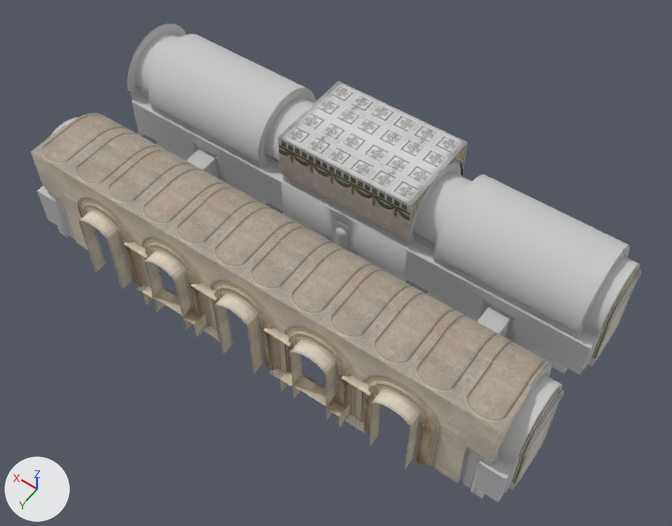
The OBJ model 3D Obj/Hallway.obj, before and after one commit.
Camera for both pictures: a 50 mm lens placed at (-28.2, 68.2, 61.5), pointed at (-1.5, 31.0, 2.9). The axes (+X, +Y, +Z) are drawn at lower left. The lights are the same throughout. Where no turn or scale is listed for an object, it has been applied to the vertices.
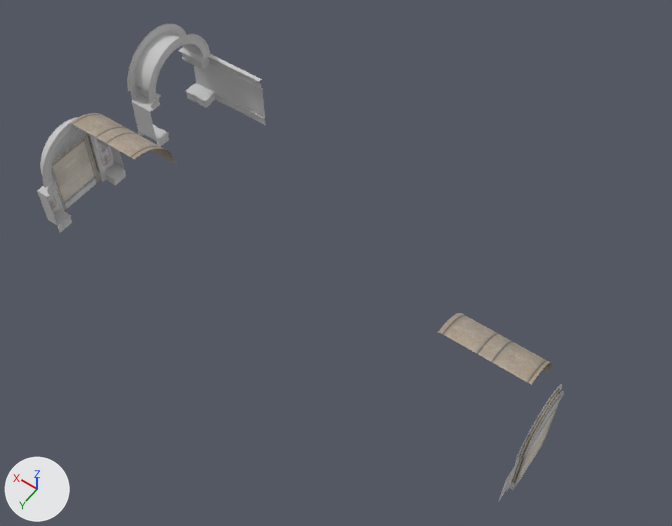
Boxes [x1, y1, x2, y2] around the edits, measured in the pictures (672 x 526 px):
'Box010', deleted: before [148, 34, 630, 332]
'WindowWalk_Endstck003', deleted: before [392, 332, 531, 498]
'Gang_Dach_Ecke003', deleted: before [278, 109, 438, 240]
'Repeating_Segment043', deleted: before [308, 284, 438, 447]
'Repeating_Segment044', deleted: before [230, 239, 353, 399]
'Box009', deleted: before [158, 198, 275, 354]
'Repeating_Segment045', deleted: before [91, 159, 202, 312]
'WindowWalk_Endstck002', deleted: before [31, 123, 134, 273]
'Gang_Dach_Ecke002', deleted: before [311, 81, 468, 175]
'Gang_Wand_Tre_005', deleted: before [428, 256, 578, 373]
'Gang_Wand_Statue011', deleted: before [281, 175, 408, 281]
'Gang_Endstck073', deleted: before [403, 162, 472, 294]
'Gang_Wand_Tre_006', deleted: before [150, 105, 262, 202]
'Gang_Endstck_Var012', deleted: before [482, 363, 563, 502]
'Gang_Endstck072', deleted: before [258, 88, 316, 214]
'Gang_Dach_Bogen_Var006', deleted: before [354, 267, 460, 331]
'Gang_Endstck_Var013', deleted: before [563, 245, 639, 375]
'Gang_Dach_Bogen_Var005', deleted: before [276, 225, 379, 283]
'Gang_Dach_Bogen_Var004', deleted: before [203, 185, 301, 239]
'Gang_Dach_Bogen_Var003', deleted: before [135, 148, 233, 198]
'Gang_Cap_Bogen003', deleted: before [581, 264, 641, 373]
'fensterbrett012', deleted (brown): before [280, 370, 350, 428]
'fensterbrett013', deleted (brown): before [143, 286, 208, 337]
'Door005', deleted: before [477, 299, 518, 340]
'Door006', deleted: before [186, 142, 220, 179]
'WindowWalk_Sule001', deleted: before [341, 374, 372, 433]
'WindowWalk_Sule002', deleted: before [263, 326, 292, 386]
'WindowWalk_Sule005', deleted: before [190, 282, 221, 342]
'WindowWalk_Sule003', deleted: before [123, 241, 149, 292]
'Gang_Wand_Tre_008', deleted: before [201, 198, 541, 384]
'Gang_Cap_Bogen001', unchanged, uncovered by the edit: after [42, 127, 115, 215]
'Gang_Wand_Standart067', unchanged, uncovered by the edit: after [209, 54, 265, 125]
'Gang_Endstck_Var011', unchanged, uncovered by the edit: before [37, 117, 78, 232]; after [37, 117, 126, 233]

What the commit changed:
Object 'Box009' (ob_box009) is deleted.
Object 'Box010' (ob_box010) is deleted.
Object 'Door005' (ob_door005) is deleted.
Object 'Door006' (ob_door006) is deleted.
Object 'fensterbrett012' (ob_fensterbrett012) is deleted.
Object 'fensterbrett013' (ob_fensterbrett013) is deleted.
Object 'Gang_Cap_Bogen003' (ob_gang_cap_bogen003) is deleted.
Object 'Gang_Dach_Bogen_Var003' (ob_gang_dach_bogen_var003) is deleted.
Object 'Gang_Dach_Bogen_Var004' (ob_gang_dach_bogen_var004) is deleted.
Object 'Gang_Dach_Bogen_Var005' (ob_gang_dach_bogen_var005) is deleted.
Object 'Gang_Dach_Bogen_Var006' (ob_gang_dach_bogen_var006) is deleted.
Object 'Gang_Dach_Ecke002' (ob_gang_dach_ecke002) is deleted.
Object 'Gang_Dach_Ecke003' (ob_gang_dach_ecke003) is deleted.
Object 'Gang_Endstck072' (ob_gang_endstck072) is deleted.
Object 'Gang_Endstck073' (ob_gang_endstck073) is deleted.
Object 'Gang_Endstck_Var012' (ob_gang_endstck_var012) is deleted.
Object 'Gang_Endstck_Var013' (ob_gang_endstck_var013) is deleted.
Object 'Gang_Wand_Standart066' (ob_gang_wand_standart066) is deleted.
Object 'Gang_Wand_Statue011' (ob_gang_wand_statue011) is deleted.
Object 'Gang_Wand_Tre_005' (ob_gang_wand_tre_005) is deleted.
Object 'Gang_Wand_Tre_006' (ob_gang_wand_tre_006) is deleted.
Object 'Gang_Wand_Tre_008' (ob_gang_wand_tre_008) is deleted.
Object 'Repeating_Segment043' (ob_repeating_segment043) is deleted.
Object 'Repeating_Segment044' (ob_repeating_segment044) is deleted.
Object 'Repeating_Segment045' (ob_repeating_segment045) is deleted.
Object 'WindowWalk_Endstck002' (ob_windowwalk_endstck002) is deleted.
Object 'WindowWalk_Endstck003' (ob_windowwalk_endstck003) is deleted.
Object 'WindowWalk_Sule001' (ob_windowwalk_sule001) is deleted.
Object 'WindowWalk_Sule002' (ob_windowwalk_sule002) is deleted.
Object 'WindowWalk_Sule003' (ob_windowwalk_sule003) is deleted.
Object 'WindowWalk_Sule005' (ob_windowwalk_sule005) is deleted.
